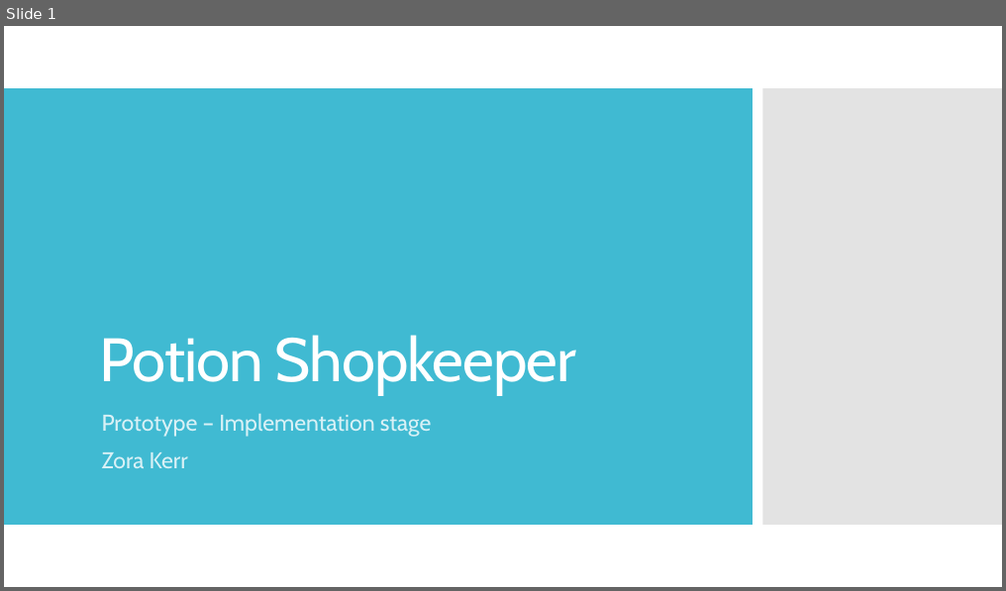
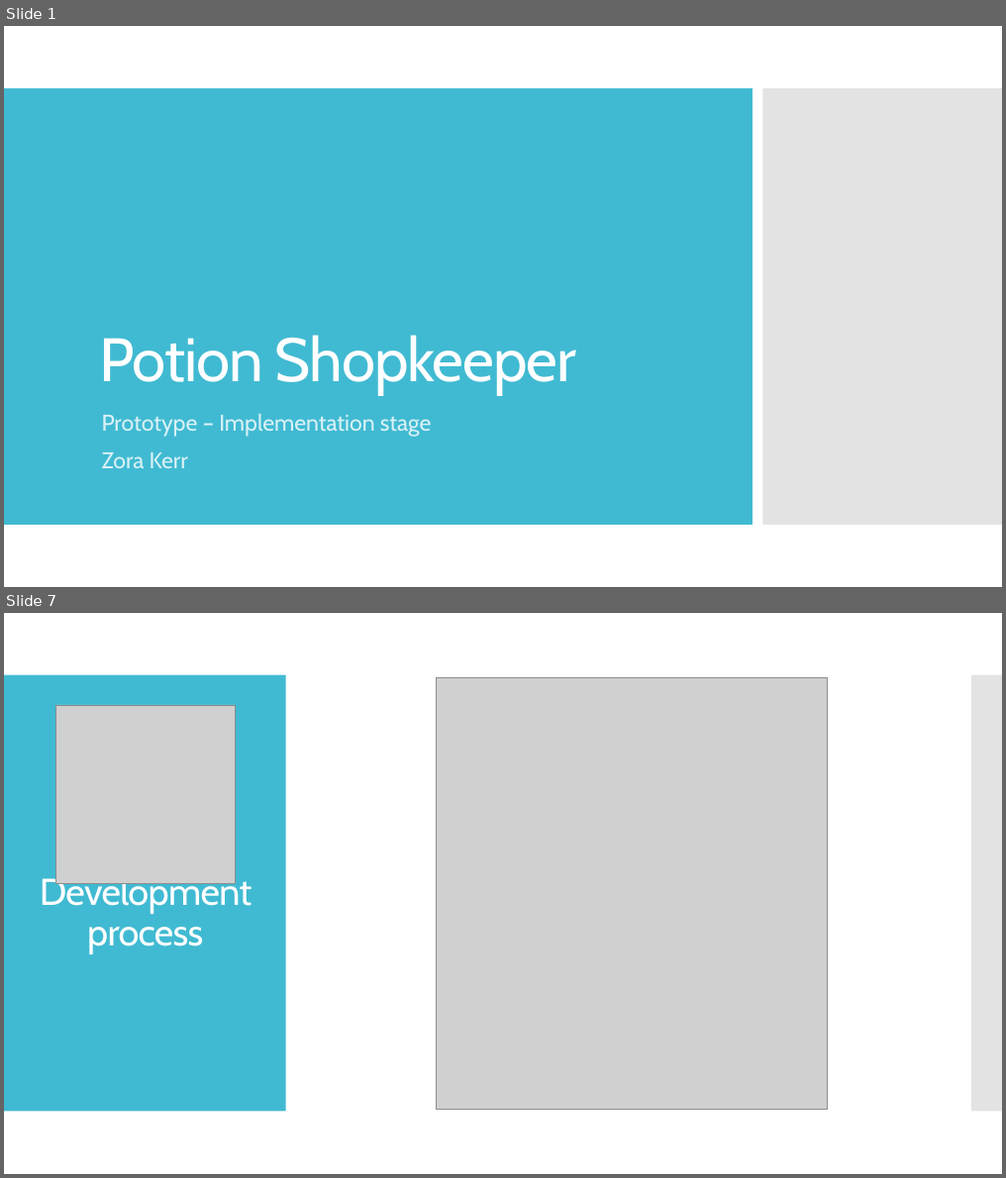
Before and after one commit to ZoraJayKay/Cross-Platform-Development-Assessment-4, a slide deck: Potion Shopkeeper.pptx. Shown one above the other, each under a label of ours: slide 1 before the commit, slides 1 and 7 after it; the slides between them are not shown. The pictures are 1006x591 and 1006x1178 pixels, drawn with LibreOffice and Linux fonts; fonts in the diff are those of the drawing; grey boxes stand for pictures. Boxes give left, top, right and bottom in pixels: in the first picture for what was removed or moved away, otherwise in the second. Text is boxed around its words. In the diff, an @@ line names an element or a change of style, - is before the commit and + after.

```diff
--- a/Potion Shopkeeper.pptx
+++ b/Potion Shopkeeper.pptx
@@ slide 7 added at box(4, 613, 1002, 1174), background #FFFFFF @@
@@ rectangle added at box(4, 675, 286, 1112), fill #40BAD2 @@
@@ picture added at box(436, 677, 828, 1109) @@
@@ rectangle added at box(971, 675, 1002, 1112), fill #C8C8C8 at 50% opacity @@
@@ picture added at box(55, 705, 235, 884) @@
@@ title added at box(40, 873, 252, 955), 36 pt, text #FFFFFF @@
+Development process
```
Also in this commit, not shown: 2 slides changed, 3 other slides added, 8 other files.
